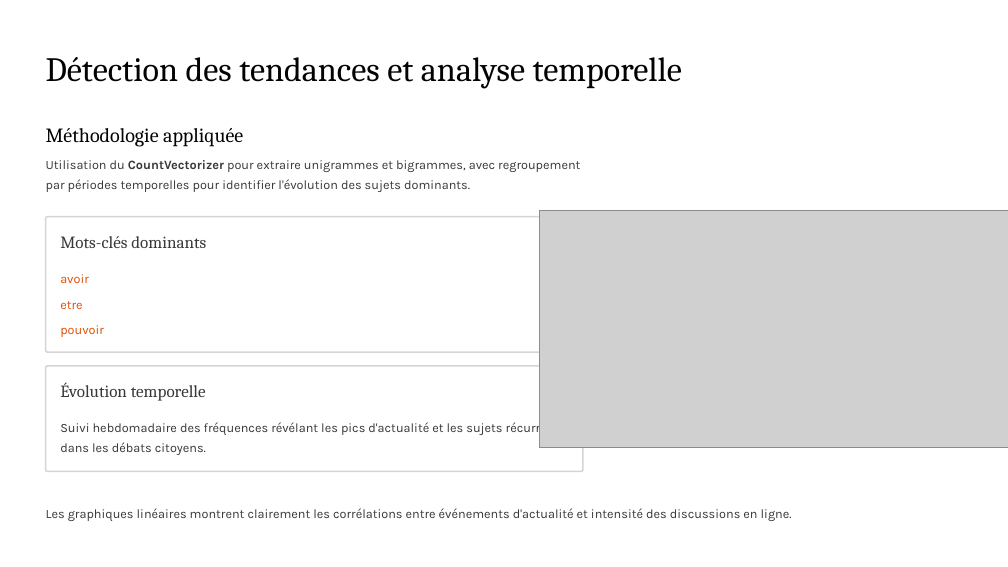
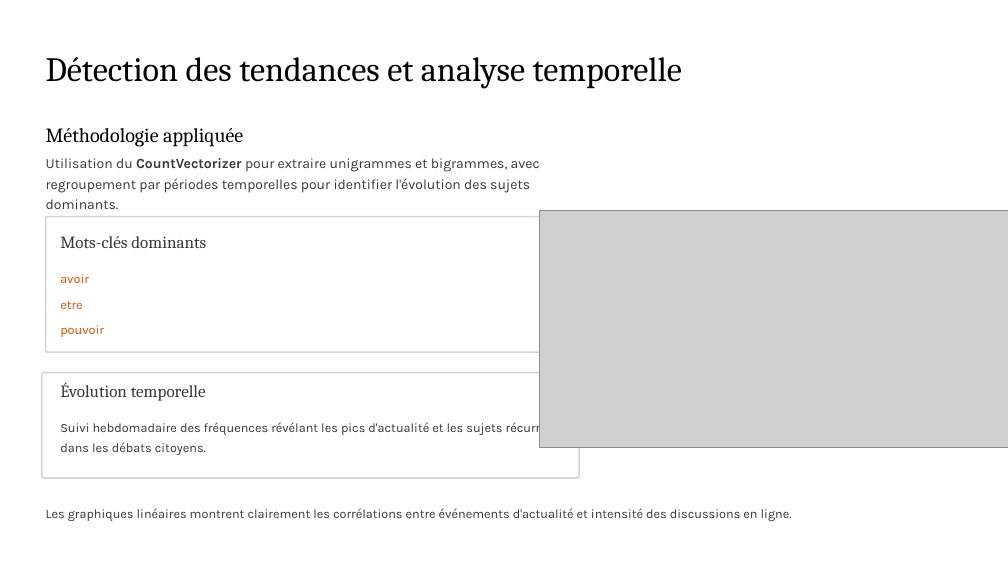
Before and after one commit to JONACOMP/AnalyseSentimentCommentLefasonet, a slide deck: slide 4 of Presentation groupe 9.pptx. Drawn at 1008x567 pixels with LibreOffice and Linux fonts; fonts in the diff are those of the drawing; grey boxes stand for pictures. Boxes give left, top, right and bottom in pixels: in the first picture for what was removed or moved away, otherwise in the second. Text is boxed around its words. In the diff, an @@ line names an element or a change of style, - is before the commit and + after.

```diff
--- a/Presentation groupe 9.pptx
+++ b/Presentation groupe 9.pptx
@@ text "Utilisation du CountVectorizer pour extraire ..." at [46,158,540,193]: size 14.5 to 16 pt @@
@@ rounded rectangle: place and size @@
-rounded rectangle at [45,366,583,471]
+rounded rectangle at [42,372,580,478]
```
Also in this commit, not shown: 3 other slides changed, 3 other files.
